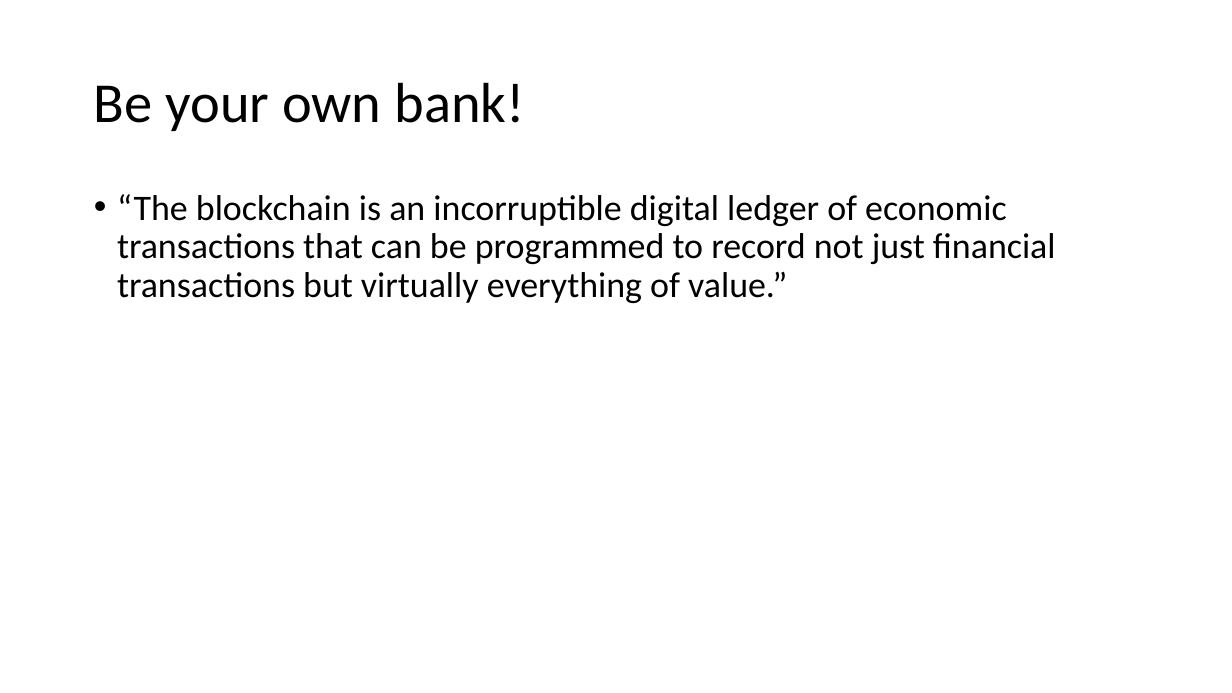
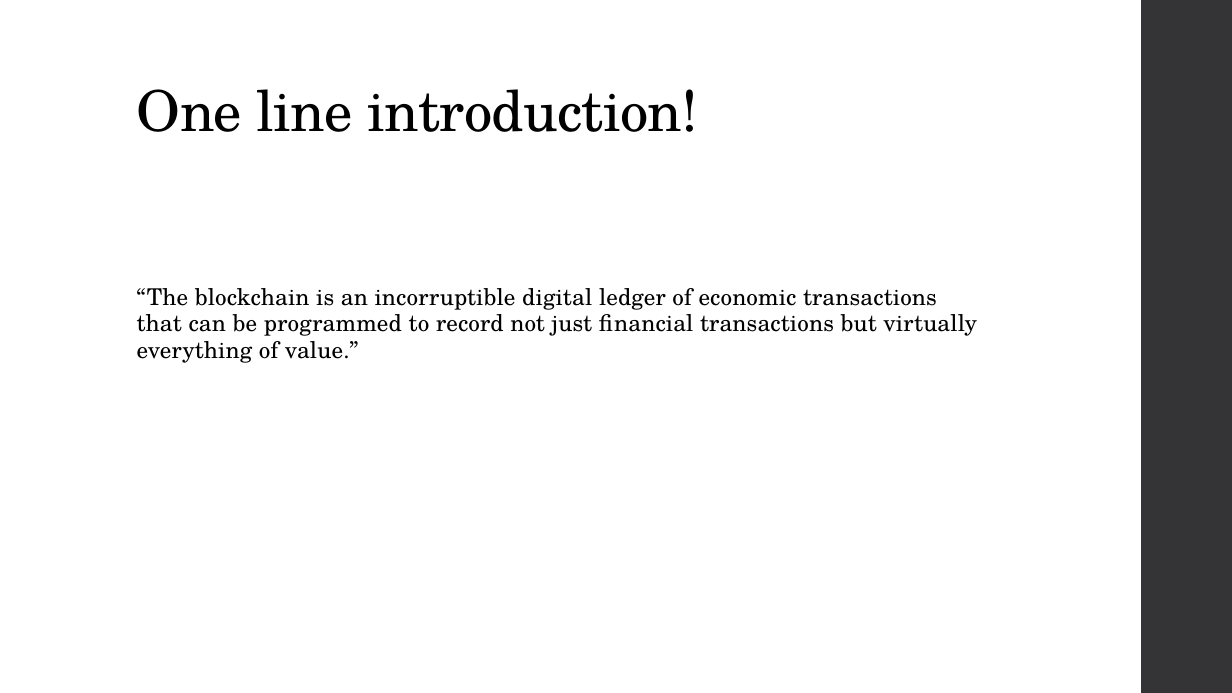
Before and after one commit to niravaga/CS-6650-BSDS-Assignment-3, a slide deck: slide 4 of BlockChain/BlockChain.pptx (slide 3 before the commit). Drawn at 1232x693 pixels with LibreOffice and Linux fonts; fonts in the diff are those of the drawing. Boxes give left, top, right and bottom in pixels: in the first picture for what was removed or moved away, otherwise in the second. Text is boxed around its words. In the diff, an @@ line names an element or a change of style, - is before the commit and + after.

Commit message:
more content and formatting

```diff
--- a/BlockChain/BlockChain.pptx
+++ b/BlockChain/BlockChain.pptx
@@ rectangle added at box(1141, 0, 1232, 693), fill #353537 @@
@@ title "One line introduction!" at box(137, 89, 698, 132): vertical alignment middle to bottom @@
@@ title at box(137, 89, 698, 132): text changed; font Calibri to TeX Gyre Schola @@
-Be your own bank!
+One line introduction!
@@ text "“The blockchain is an incorruptible ...": place and size @@
-text "“The blockchain is an incorruptible ..." at box(117, 194, 1056, 303)
+text "“The blockchain is an incorruptible ..." at box(137, 288, 977, 363)
@@ text "“The blockchain is an incorruptible ..." at box(137, 288, 977, 363): size 28 to 18 pt, font Calibri to TeX Gyre Schola, letter spacing 0 to 0.1 pt; bullet • to none; line spacing 0.9 to 0.95; more space between paragraphs @@
```
Also in this commit, not shown: 8 other slides changed, 20 slides added, 2 slides removed.
